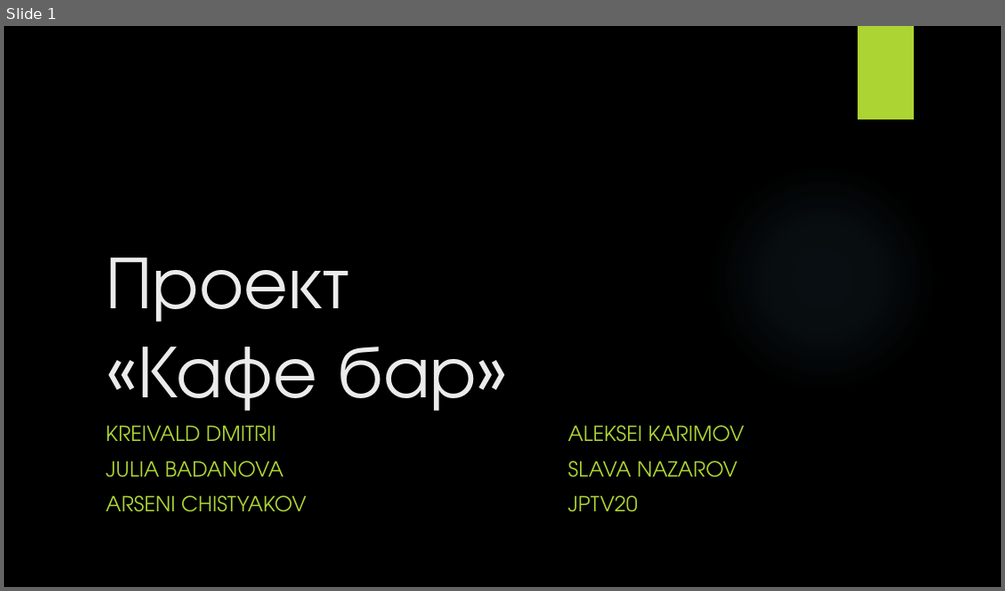
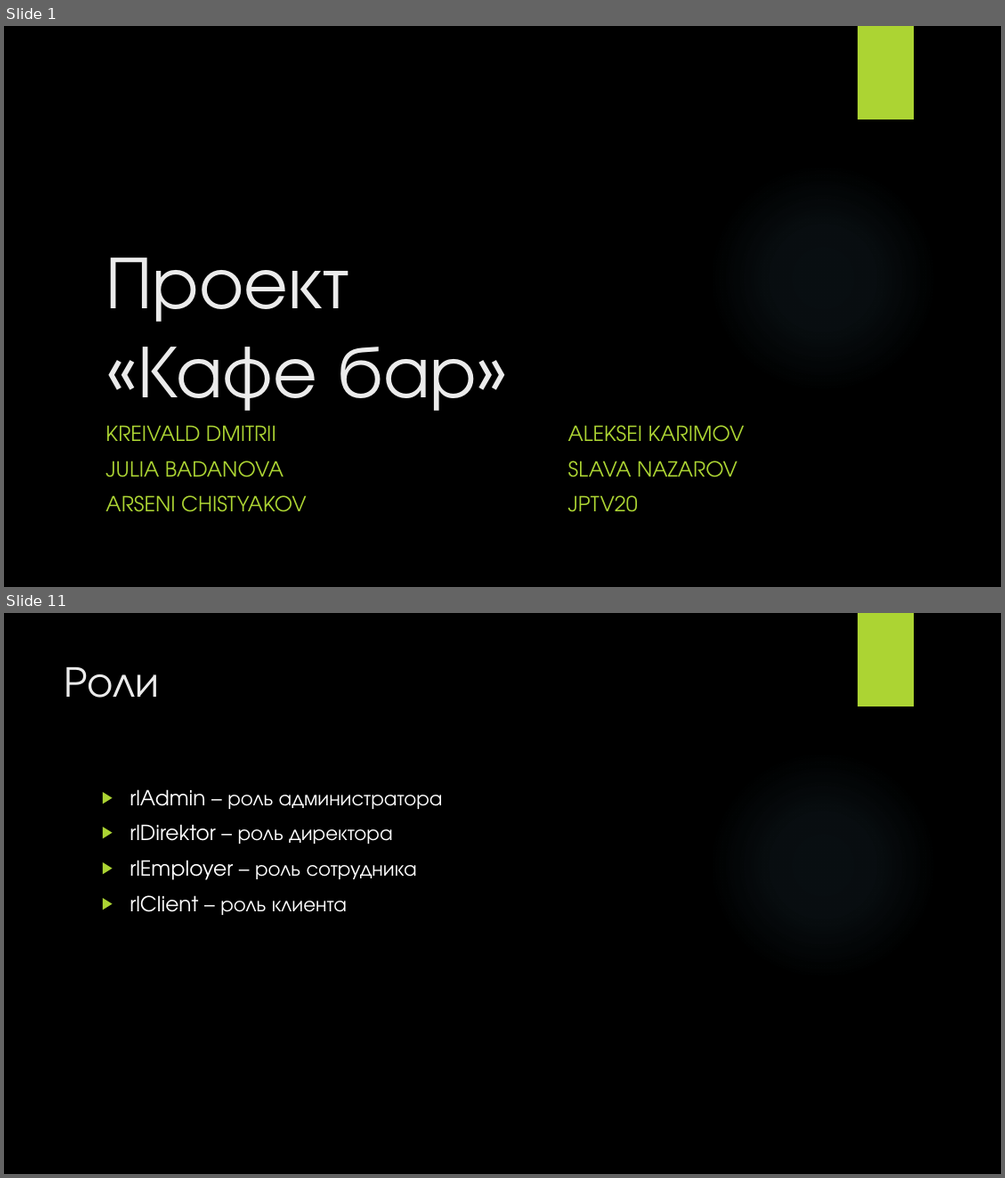
Before and after one commit to DJDims/Cafe-bar-project, a slide deck: Final boss.pptx. Shown one above the other, each under a label of ours: slide 1 before the commit, slides 1 and 11 after it; the slides between them are not shown. The pictures are 1005x591 and 1005x1178 pixels, drawn with LibreOffice and Linux fonts; fonts in the diff are those of the drawing; background and template pictures are left out. Boxes give left, top, right and bottom in pixels: in the first picture for what was removed or moved away, otherwise in the second. Text is boxed around its words. In the diff, an @@ line names an element or a change of style, - is before the commit and + after.

```diff
--- a/Final boss.pptx
+++ b/Final boss.pptx
@@ slide 11 added at bbox=[4, 613, 1001, 1174], background picture (left out); not listed: 2 template elements that a slide beside it also shows @@
@@ title added at bbox=[65, 667, 160, 698], 42 pt, text #EBEBEB @@
+Роли
@@ text added at bbox=[129, 789, 443, 915], 20 pt, text #FFFFFF @@
+▶ rlAdmin – роль администратора
+▶ rlDirektor – роль директора
+▶ rlEmployer – роль сотрудника
+▶ rlClient – роль клиента
```
Also in this commit, not shown: 7 slides changed, 2 other slides added, 1 slide removed, 13 other files.
